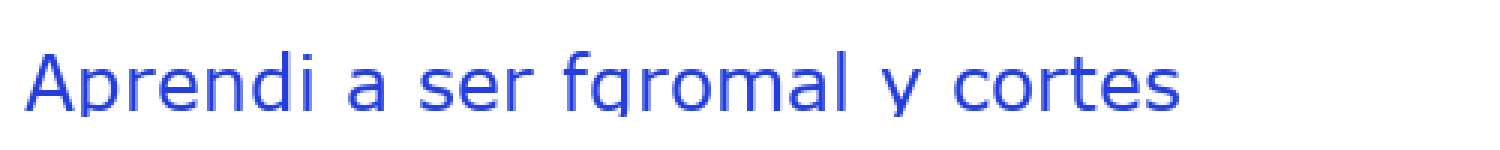
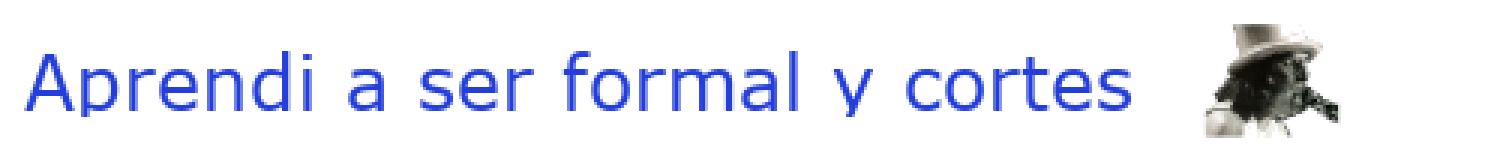
Layer changes from the first 1500x150 image to the second:
renamed "Aprendi a ser fgromal y cortes..." to "Aprendi a ser formal y cortes", painted on it over (591, 24, 1341, 138)
